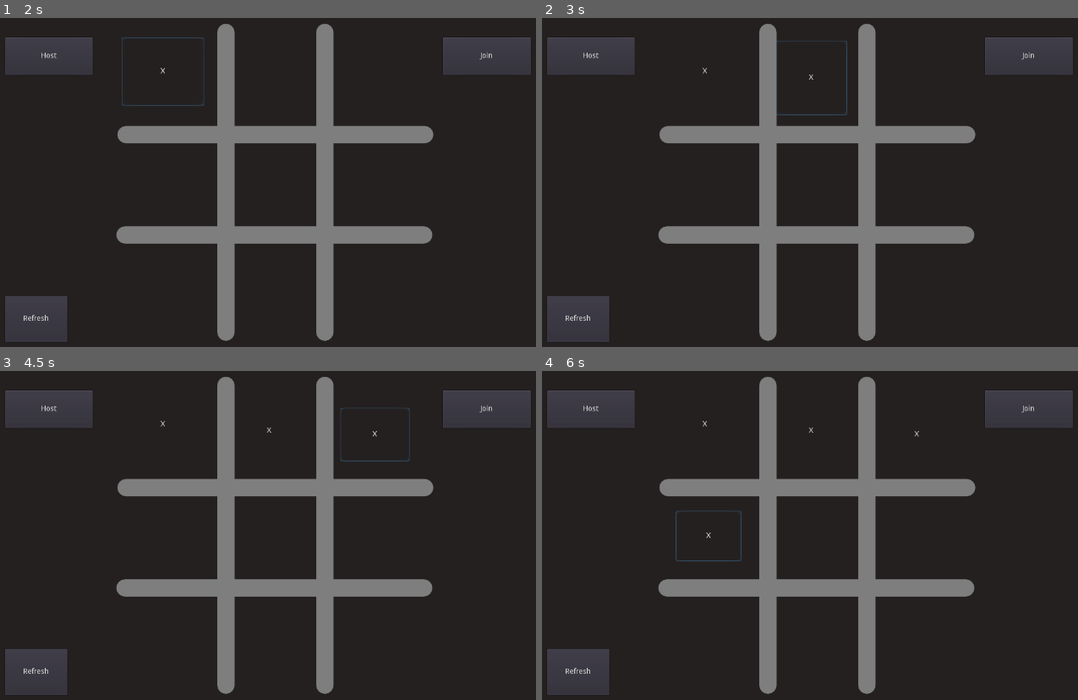
Above: before the commit, frames 1-4 (two rows, left to right).
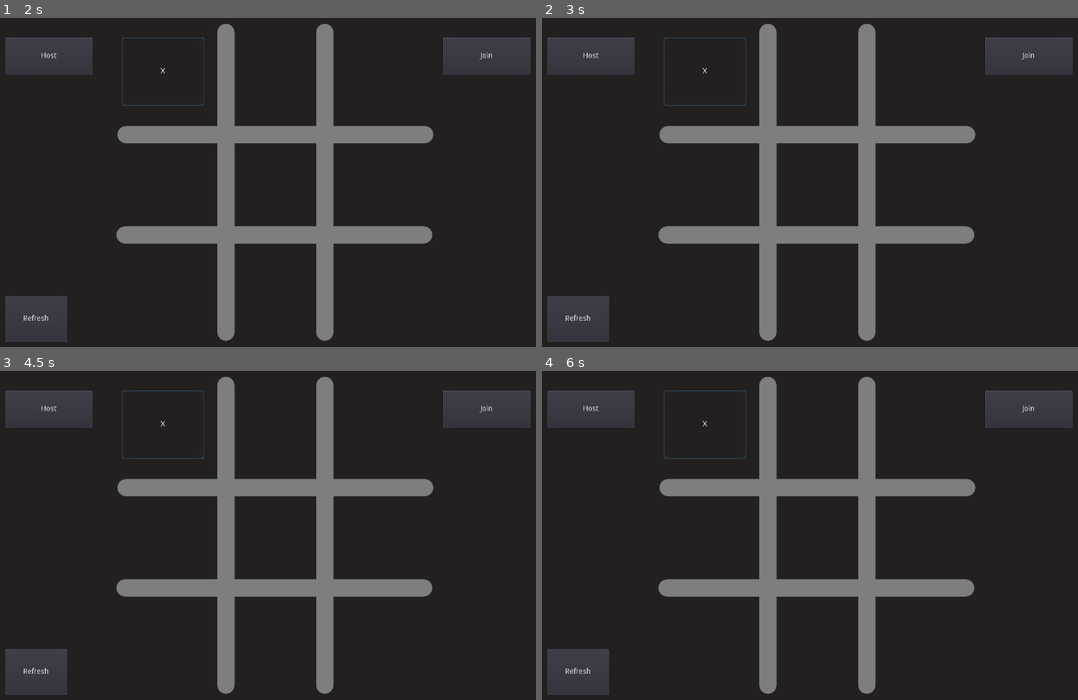
Above: after the commit, the same moments.

Repository: Aether-Interactive-Studios/Tic-Tac-Toe
Game: Godot game, scene res://Main.tscn
Two runs of this game, one before a commit and one after it. Both use one fixed random seed, a clock stepped at 60 frames per second and the inputs below.
Inputs (mouse positions are in pixels of both pictures, inside the frame that each line leads up to):
- Up to frame 1 (2 s): click (160, 70) at 0.5 s; click "X" at 1.25 s
- Up to frame 2 (3 s): click (810, 77) at 2 s; click "X" at 2.75 s
- Up to frame 3 (4.5 s): click (375, 433) at 3.5 s; click "X" at 4.25 s
- Up to frame 4 (6 s): click (708, 535) at 5 s; click "X" at 5.75 s

Frame 1 is identical in both runs. In frame 2, 0.2% of the frame differs, in the area x 22-57%, y 5-30%; in frame 3, 0.2%; in frame 4, 0.3%, in the area x 22-71%, y 5-58%.

Commit message:
Enforced rules

Diff:
--- /dev/null
+++ b/Buttons.tscn
@@ -0,0 +1,102 @@
+[gd_scene format=2]
+
+[node name="Buttons" type="Node"]
+
+[node name="Button1" type="Button" parent="."]
+anchor_left = 0.284
+anchor_top = 0.111
+anchor_right = 0.405
+anchor_bottom = 0.29
+margin_left = -0.52002
+margin_top = 0.0799942
+margin_right = 0.599976
+margin_bottom = 0.199982
+flat = true
+
+[node name="Button2" type="Button" parent="."]
+anchor_left = 0.448
+anchor_top = 0.119
+anchor_right = 0.555
+anchor_bottom = 0.315
+margin_left = 0.559998
+margin_top = 0.32
+margin_right = -0.400024
+margin_bottom = 0.199982
+flat = true
+
+[node name="Button3" type="Button" parent="."]
+anchor_left = 0.602
+anchor_top = 0.157
+anchor_right = 0.709
+anchor_bottom = 0.297
+margin_left = 6.43994
+margin_top = -0.0400009
+margin_right = 0.479919
+margin_bottom = 0.159988
+flat = true
+
+[node name="Button4" type="Button" parent="."]
+anchor_left = 0.302
+anchor_top = 0.428
+anchor_right = 0.398
+anchor_bottom = 0.56
+margin_left = -0.560028
+margin_top = -0.160034
+margin_right = 0.559967
+margin_bottom = -0.200012
+flat = true
+
+[node name="Button5" type="Button" parent="."]
+anchor_left = 0.483
+anchor_top = 0.488
+anchor_right = 0.483
+anchor_bottom = 0.488
+margin_left = -33.2401
+margin_top = -55.36
+margin_right = 88.7599
+margin_bottom = 55.64
+flat = true
+
+[node name="Button6" type="Button" parent="."]
+anchor_left = 0.626
+anchor_top = 0.428
+anchor_right = 0.709
+anchor_bottom = 0.543
+margin_left = -0.280029
+margin_top = -0.160034
+margin_right = 0.479919
+margin_bottom = 0.039978
+flat = true
+
+[node name="Button7" type="Button" parent="."]
+anchor_left = 0.302
+anchor_top = 0.683
+anchor_right = 0.395
+anchor_bottom = 0.836
+margin_left = -0.560028
+margin_top = 0.23999
+margin_right = 0.399994
+margin_bottom = 0.0799561
+flat = true
+
+[node name="Button8" type="Button" parent="."]
+anchor_left = 0.47
+anchor_top = 0.721
+anchor_right = 0.554
+anchor_bottom = 0.836
+margin_left = 0.399963
+margin_top = -0.119995
+margin_right = -0.119995
+margin_bottom = 0.0799561
+flat = true
+
+[node name="Button9" type="Button" parent="."]
+anchor_left = 0.626
+anchor_top = 0.721
+anchor_right = 0.709
+anchor_bottom = 0.836
+margin_left = -0.280029
+margin_top = -0.119995
+margin_right = 0.479919
+margin_bottom = 0.0799561
+flat = true
--- a/Main.gd
+++ b/Main.gd
@@ -1,5 +1,6 @@
 extends Node
-
+var exes = 0
+var ohs = 0
 #var turn = 0
 var player = 0
 # Called when the node enters the scene tree for the first time.
@@ -10,7 +11,7 @@
 
 
 remote func update(state, text):
-	p.m(state)
+#	p.m(state)
 	var currentbutton = "Buttons/Button"+str(state)
 	get_node(currentbutton).text = text
 	pass
@@ -33,19 +34,34 @@
 #		Globals.a = "O"
 #
 #	p.m(Globals.a)
+func checker():
+	for x in range(1,10):
+		var currentbutton = "Buttons/Button"+str(x)
+		if get_node(currentbutton).text == "X":
+			exes +=1
+		elif get_node(currentbutton).text == "O":
+			ohs +=1
+	p.m(exes)
+	p.m(ohs)
+
 
 func _on_Button_pressed(state):
-
-	if player == 0:
+	checker()
+	if player == 0 and ( exes == ohs):
 		Globals.a="X"
 		var currentbutton = "Buttons/Button"+str(state)
 		get_node(currentbutton).text = Globals.a
 		rpc("update",state,Globals.a)
-	elif player == 1:
+	elif player == 0 and exes != ohs:
+		pass
+	elif player == 1 and ( ohs < exes):
+		p.m(( ohs < exes))
 		Globals.a="O"
 		var currentbutton = "Buttons/Button"+str(state)
 		get_node(currentbutton).text = Globals.a
 		rpc("update",state,Globals.a)
+	exes = 0
+	ohs = 0
 #	if $Label.visible == false:
 #		Globals.a = "O"
 #		var currentbutton = "Buttons/Button"+str(state)
@@ -88,6 +104,28 @@
 func _on_Join_pressed():
 	Network.join()
 	player = 1
+	$Refresh.visible = false
 	$Host.visible = false
 	$Join.visible = false
 	pass # Replace with function body.
+
+remote func refresh():
+	for x in range(1,10):
+		var currentbutton = "Buttons/Button"+str(x)
+		get_node(currentbutton).text = "_"
+	checker()
+	exes = 0
+	ohs = 0
+
+func _on_Refresh_pressed():
+	rpc("refresh")
+	for x in range(1,10):
+		var currentbutton = "Buttons/Button"+str(x)
+		get_node(currentbutton).text = "_"
+	checker()
+	exes = 0
+	ohs = 0
+#	for x in range(1,10):
+#		var currentbutton = "Buttons/Button"+str(x)
+#		get_node(currentbutton).text = Globals.a
+	pass # Replace with function body.
--- a/Main.tscn
+++ b/Main.tscn
@@ -185,5 +185,6 @@
 [connection signal="pressed" from="Buttons/Button7" to="." method="_on_Button_pressed" flags=6 binds= [ "7" ]]
 [connection signal="pressed" from="Buttons/Button8" to="." method="_on_Button_pressed" flags=6 binds= [ "8" ]]
 [connection signal="pressed" from="Buttons/Button9" to="." method="_on_Button_pressed" flags=6 binds= [ "9" ]]
+[connection signal="pressed" from="Refresh" to="." method="_on_Refresh_pressed"]
 [connection signal="pressed" from="Join" to="." method="_on_Join_pressed"]
 [connection signal="pressed" from="Host" to="." method="_on_Host_pressed"]
